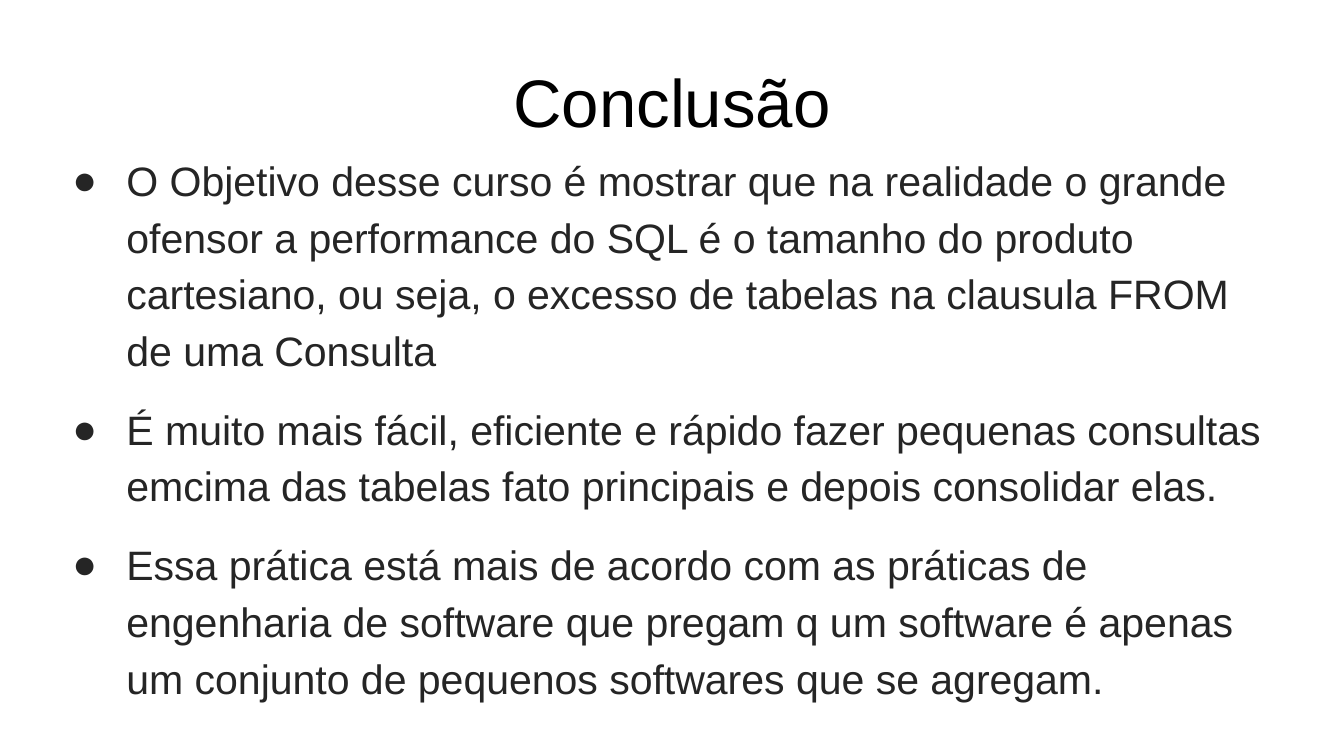
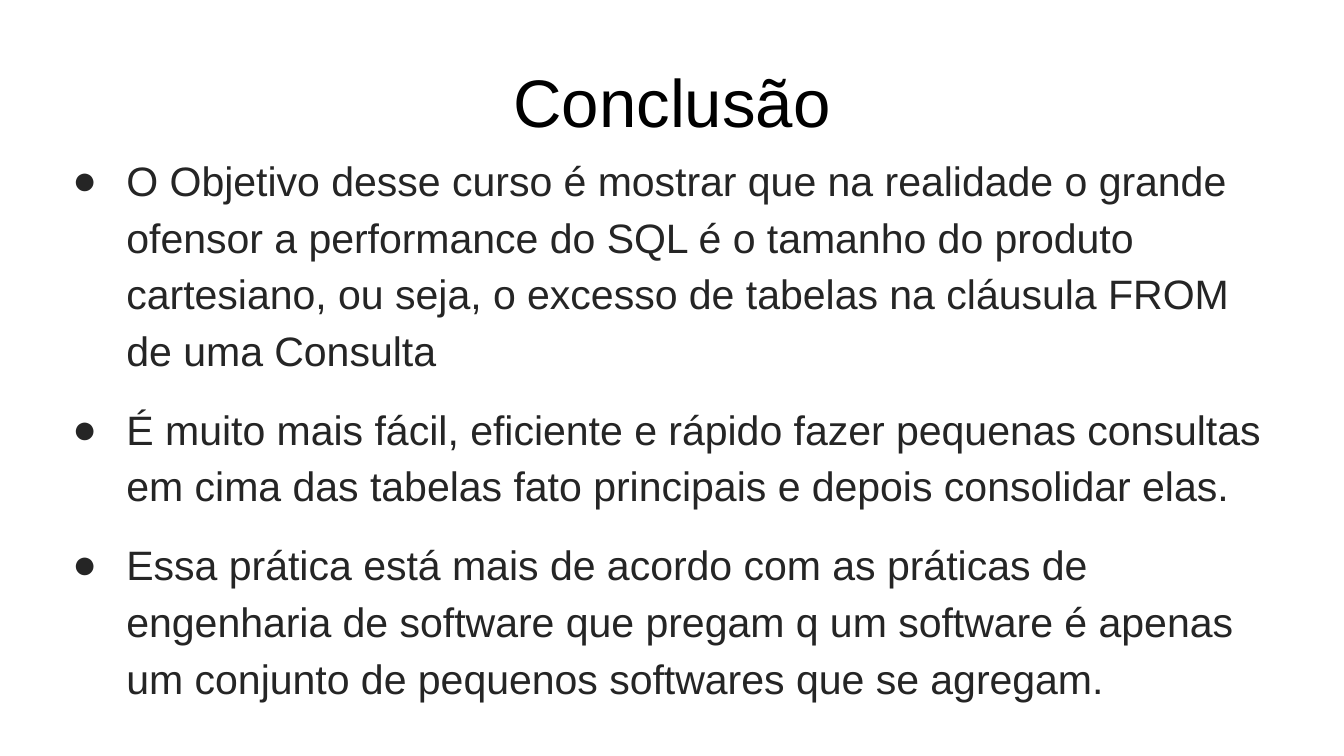
Before and after one commit to gbencke/ZenDoSQL, a slide deck: slide 25 of Zen Do SQL.pptx. Drawn at 1344x756 pixels with LibreOffice and Linux fonts; fonts in the diff are those of the drawing. Boxes give left, top, right and bottom in pixels: in the first picture for what was removed or moved away, otherwise in the second. Text is boxed around its words. In the diff, an @@ line names an element or a change of style, - is before the commit and + after.

```diff
--- a/Zen Do SQL.pptx
+++ b/Zen Do SQL.pptx
@@ text at bbox=[126, 165, 1260, 510]: text changed @@
-● O Objetivo desse curso é mostrar que na realidade o grande ofensor a performance do SQL é o tamanho do produto cartesiano, ou seja, o excesso de tabelas na clausula FROM de uma Consulta
-● É muito mais fácil, eficiente e rápido fazer pequenas consultas emcima das tabelas fato principais e depois consolidar elas.
+● O Objetivo desse curso é mostrar que na realidade o grande ofensor a performance do SQL é o tamanho do produto cartesiano, ou seja, o excesso de tabelas na cláusula FROM de uma Consulta
+● É muito mais fácil, eficiente e rápido fazer pequenas consultas em cima das tabelas fato principais e depois consolidar elas.
```
Also in this commit, not shown: 10 other slides changed, 1 other file.
